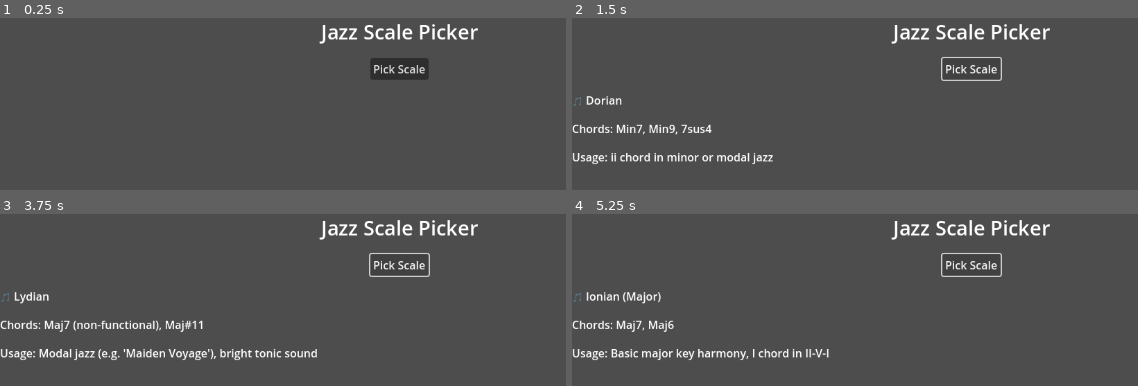
Above: before the commit, frames 1-4 (two rows, left to right).
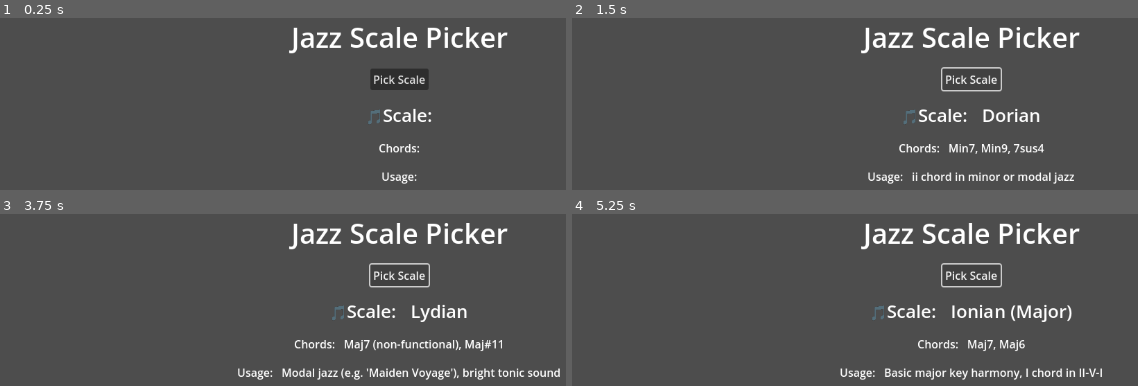
Above: after the commit, the same moments.

Repository: Maks1m-Se/JazzScalePicker
Game: Godot game, scene res://Main.tscn
Two runs of this game, one before a commit and one after it. Both use one fixed random seed, a clock stepped at 60 frames per second and the inputs below.
Inputs:
- Up to frame 1 (0.25 s): no input
- Up to frame 2 (1.5 s): click "Pick Scale" at 0.5 s; click "Pick Scale" at 1.25 s
- Up to frame 3 (3.75 s): click "Pick Scale" at 2 s; tap Enter at 2.75 s; tap Space at 3.5 s
- Up to frame 4 (5.25 s): tap Enter at 4.25 s; tap Space at 5 s

The runs differ from the first frame. In frame 1, 4.6% of the frame differs, in the area x 51-90%, y 3-97%; in frame 2, 7.3%; in frame 3, 9.1%, in the area x 0-99%, y 3-97%; in frame 4, 8.1%.

Commit message:
Add practice logging to JSON

Diff:
--- a/Main.gd
+++ b/Main.gd
@@ -1,4 +1,6 @@
 extends Control
+
+const PRACTICE_LOG_PATH = "user://practice_log.json"
 
 var scale_data: Array = []
 var rng := RandomNumberGenerator.new()
@@ -32,6 +34,28 @@
 	var index = rng.randi_range(0, scale_data.size() - 1)
 	var scale = scale_data[index]
 
-	label_scale_name.text = "🎵 " + scale["Scale Name"]
-	label_chords.text = "Chords: " + scale["Compatible Chords"]
-	label_usage.text = "Usage: " + scale["Common Usages"]
+	label_scale_name.text = "🎵Scale:   " + scale["Scale Name"]
+	label_chords.text = "Chords:   " + scale["Compatible Chords"]
+	label_usage.text = "Usage:   " + scale["Common Usages"]
+
+	log_practice(scale["Scale Name"])
+
+
+func log_practice(scale_name: String) -> void:
+	var log_entry = {
+		"Scale Name": scale_name,
+		"Timestamp": Time.get_datetime_string_from_system()
+	}
+
+	var log_data: Array = []
+	if FileAccess.file_exists(PRACTICE_LOG_PATH):
+		var file = FileAccess.open(PRACTICE_LOG_PATH, FileAccess.READ)
+		var text = file.get_as_text()
+		var parsed = JSON.parse_string(text)
+		if parsed is Array:
+			log_data = parsed
+
+	log_data.append(log_entry)
+
+	var file = FileAccess.open(PRACTICE_LOG_PATH, FileAccess.WRITE)
+	file.store_string(JSON.stringify(log_data, "\t"))  # Pretty-print
--- a/Main.tscn
+++ b/Main.tscn
@@ -22,7 +22,7 @@
 
 [node name="Label_Title" type="Label" parent="VBoxContainer"]
 layout_mode = 2
-theme_override_font_sizes/font_size = 29
+theme_override_font_sizes/font_size = 40
 text = "Jazz Scale Picker"
 horizontal_alignment = 1
 
@@ -33,9 +33,16 @@
 
 [node name="Label_ScaleName" type="Label" parent="VBoxContainer"]
 layout_mode = 2
+size_flags_horizontal = 4
+theme_override_font_sizes/font_size = 26
+text = "🎵Scale:	"
 
 [node name="Label_Chords" type="Label" parent="VBoxContainer"]
 layout_mode = 2
+size_flags_horizontal = 4
+text = "Chords:"
 
 [node name="Label_Usage" type="Label" parent="VBoxContainer"]
 layout_mode = 2
+size_flags_horizontal = 4
+text = "Usage:"
Empty file added: data/practice_log.json
